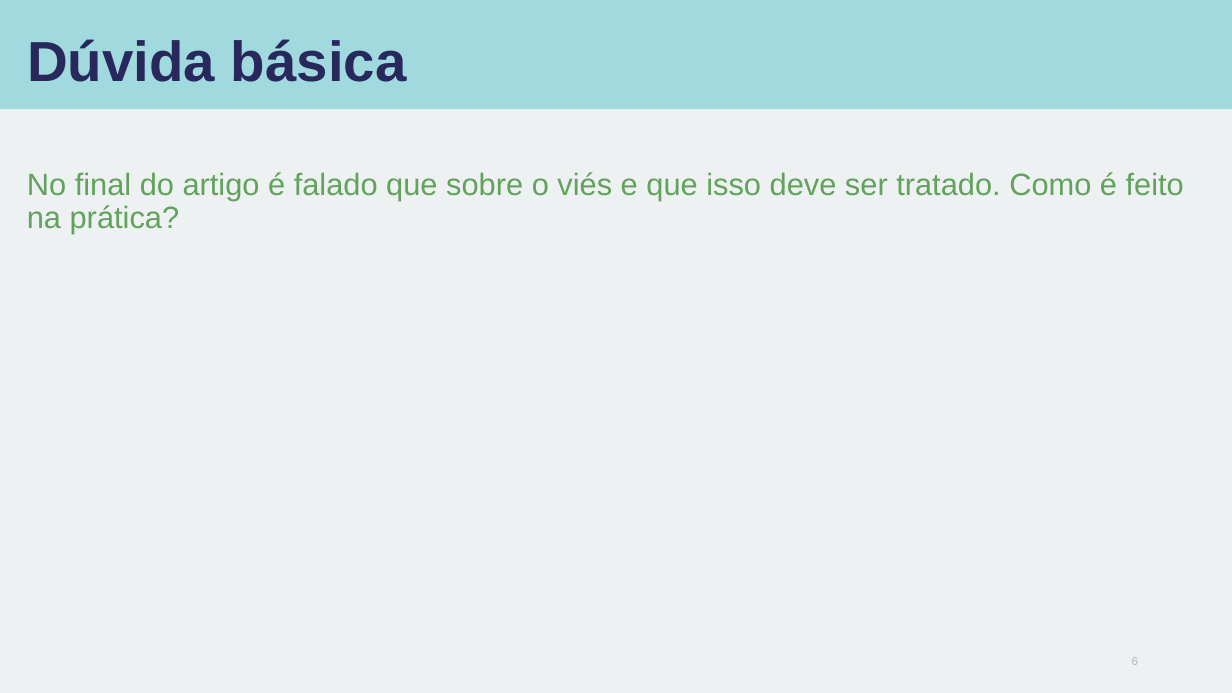
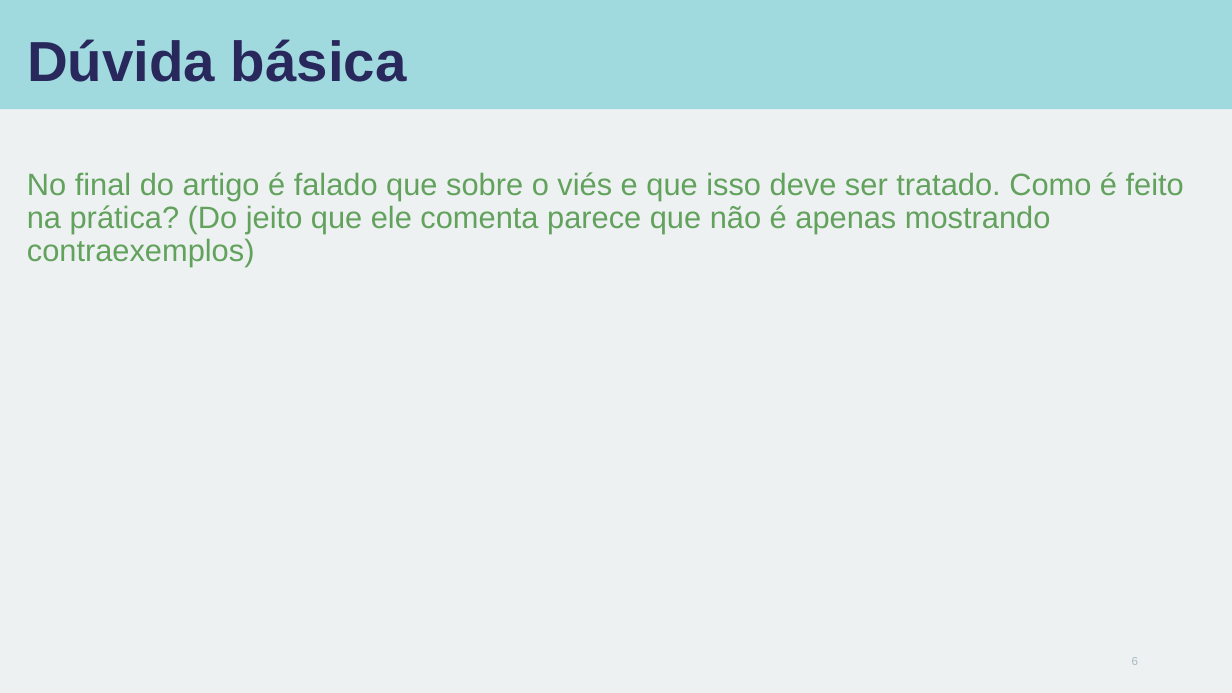
Before and after one commit to carisio/IA368-DD_deep_learning_busca, a slide deck: slide 6 of 3 - few-shot/leitura/language_models_are_few_shot_learners.pptx. Drawn at 1232x693 pixels with LibreOffice and Linux fonts; fonts in the diff are those of the drawing. Boxes give left, top, right and bottom in pixels: in the first picture for what was removed or moved away, otherwise in the second. Text is boxed around its words. In the diff, an @@ line names an element or a change of style, - is before the commit and + after.

```diff
--- a/3 - few-shot/leitura/language_models_are_few_shot_learners.pptx
+++ b/3 - few-shot/leitura/language_models_are_few_shot_learners.pptx
@@ text at (27,172,1184,267): text changed @@
-No final do artigo é falado que sobre o viés e que isso deve ser tratado. Como é feito na prática?
+No final do artigo é falado que sobre o viés e que isso deve ser tratado. Como é feito na prática? (Do jeito que ele comenta parece que não é apenas mostrando contraexemplos)
```
Also in this commit, not shown: 3 other slides changed, 3 other files.
